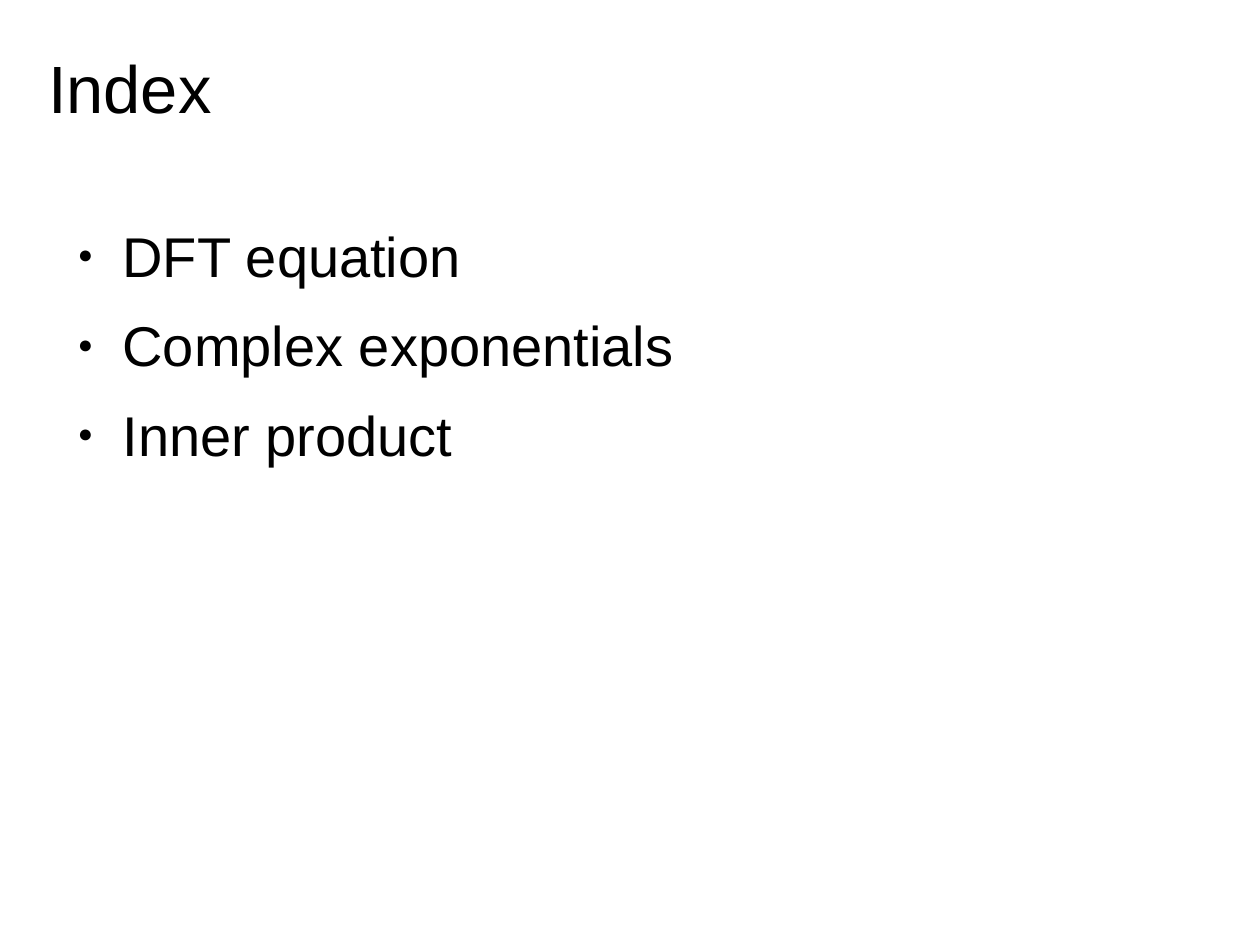
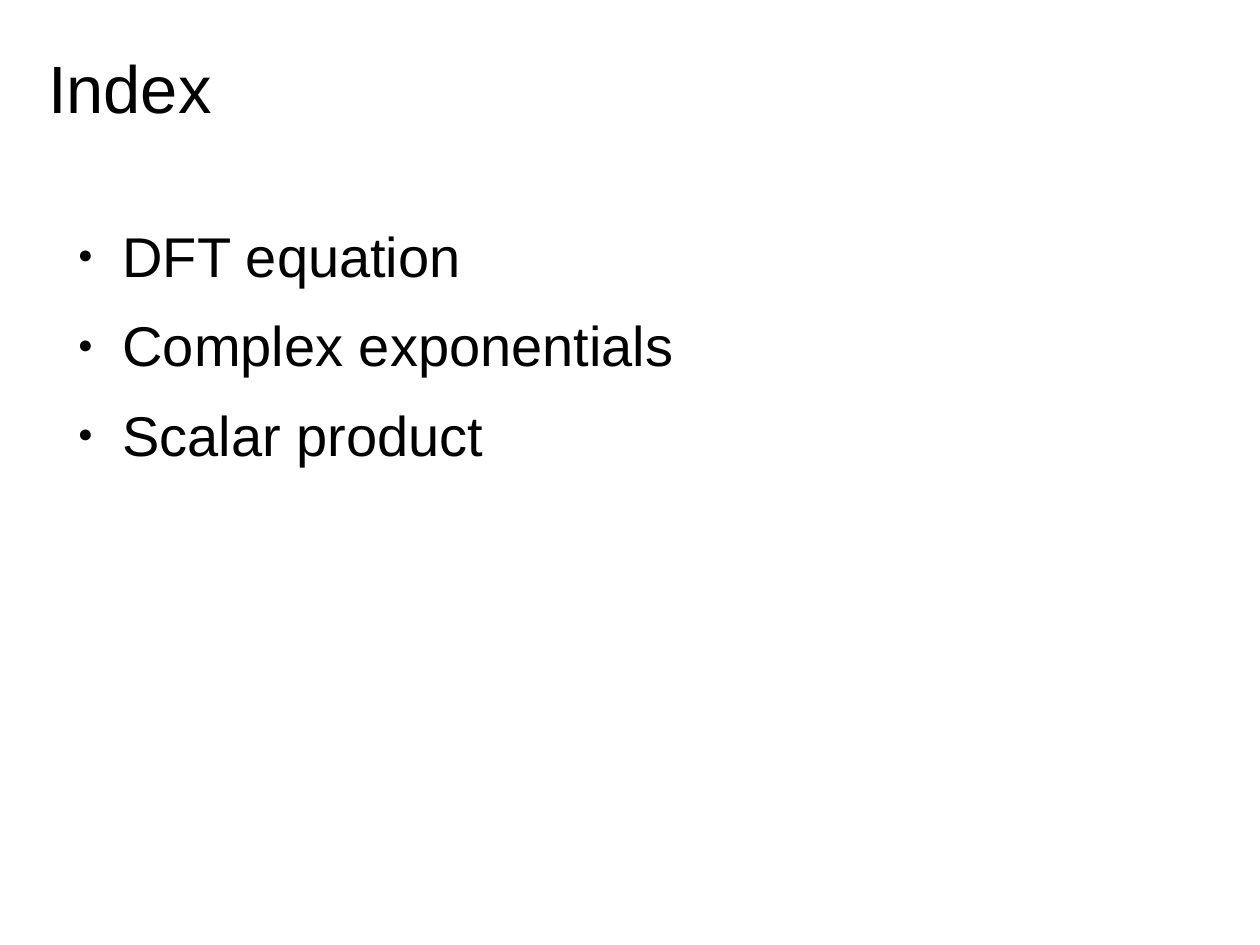
Before and after one commit to MTG/sms-tools, a slide deck: slide 2 of lectures/2-DFT/DFT-1.odp. Drawn at 1260x945 pixels with LibreOffice and Linux fonts; fonts in the diff are those of the drawing. Boxes give left, top, right and bottom in pixels: in the first picture for what was removed or moved away, otherwise in the second. Text is boxed around its words. In the diff, an @@ line names an element or a change of style, - is before the commit and + after.

```diff
--- a/lectures/2-DFT/DFT-1.odp
+++ b/lectures/2-DFT/DFT-1.odp
@@ text at (x1=123, y1=415, x2=484, y2=467): text changed @@
-● Inner product
+● Scalar product
```
Also in this commit, not shown: 3 other slides changed, 1 slide removed, 37 other files.
